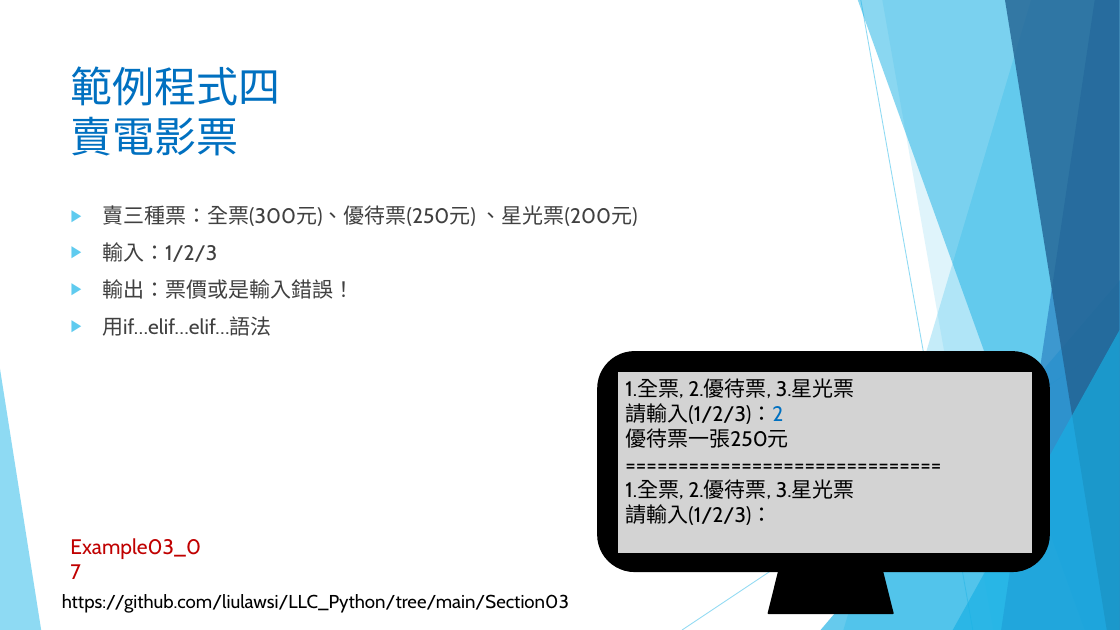
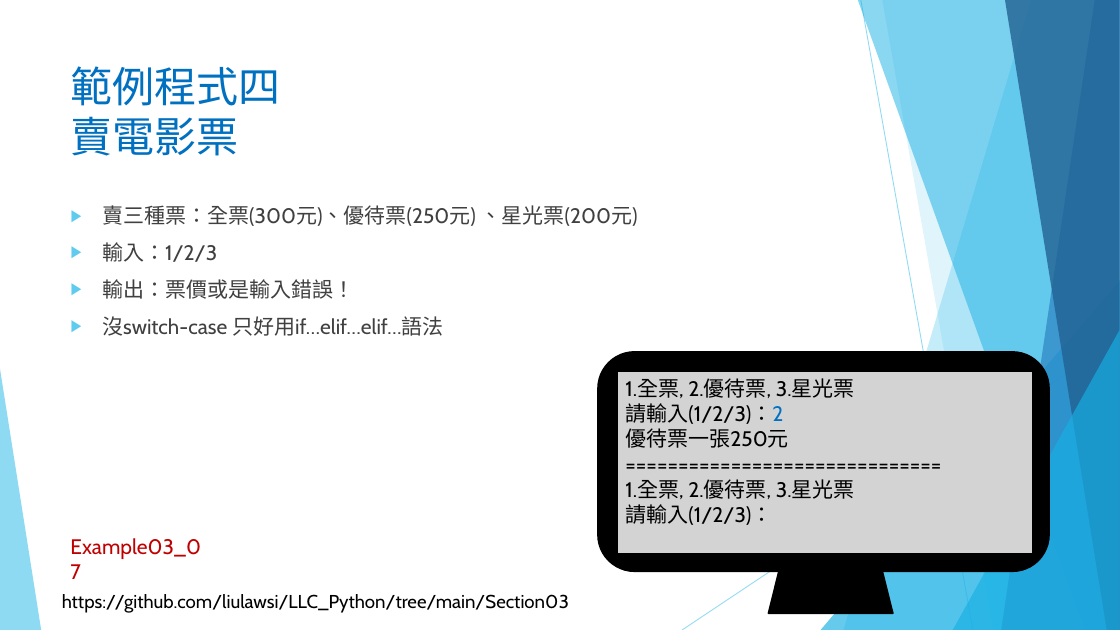
Before and after one commit to liulawsi/My_PPTs, a slide deck: slide 23 of LCC/Python/03_流程控制(分支).pptx. Drawn at 1120x630 pixels with LibreOffice and Linux fonts; fonts in the diff are those of the drawing; background and template pictures are left out. Boxes give left, top, right and bottom in pixels: in the first picture for what was removed or moved away, otherwise in the second. Text is boxed around its words. In the diff, an @@ line names an element or a change of style, - is before the commit and + after.

```diff
--- a/LCC/Python/03_流程控制(分支).pptx
+++ b/LCC/Python/03_流程控制(分支).pptx
@@ text at bbox=[102, 316, 444, 336]: text changed @@
-▶ 用if…elif…elif…語法
+▶ 沒switch-case 只好用if…elif…elif…語法
```
Also in this commit, not shown: 3 other slides changed, 21 other files.
